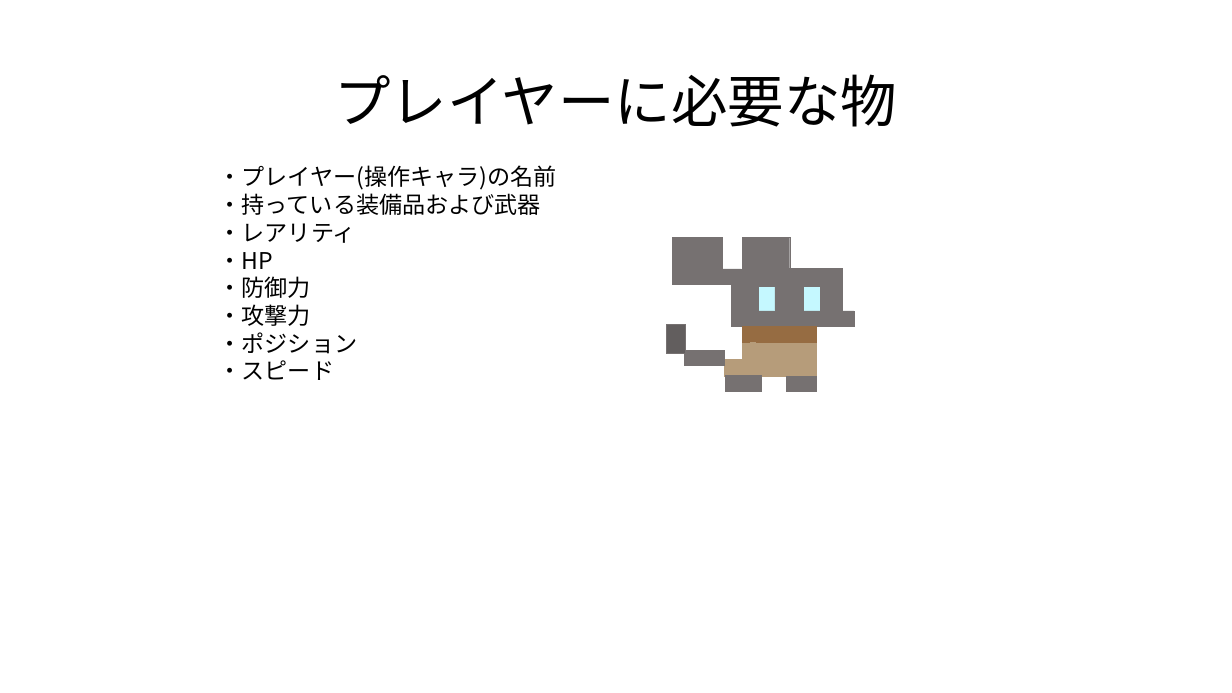
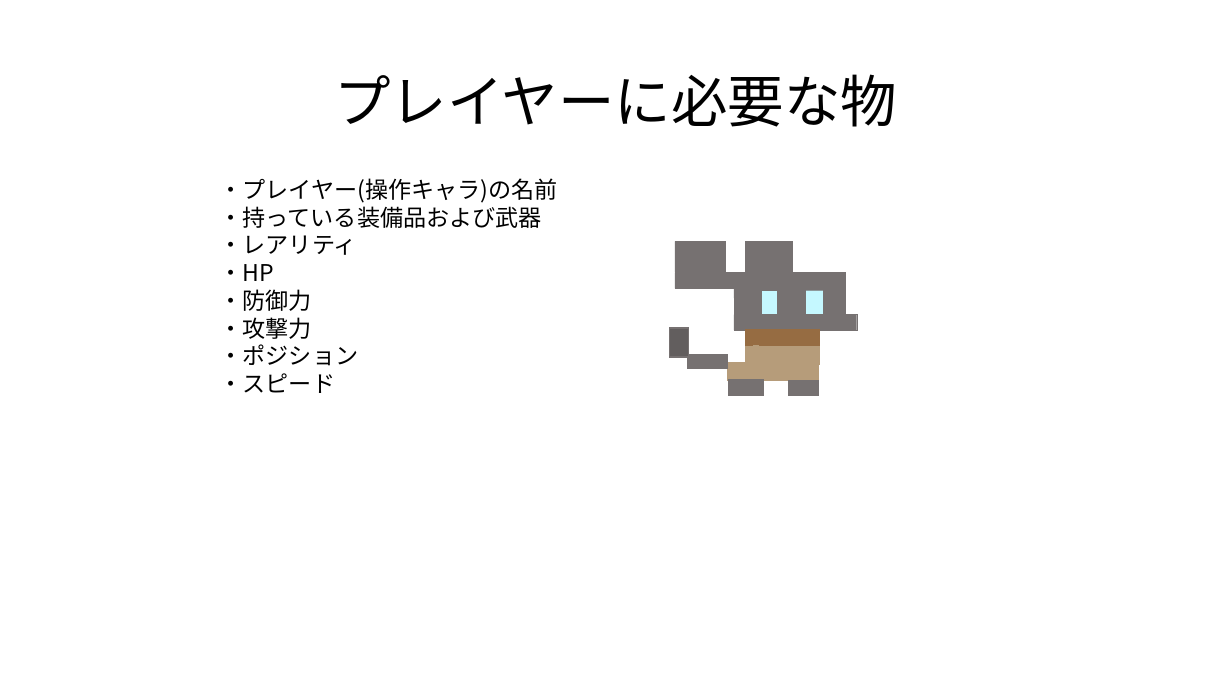
Before and after one commit to teramoti/YakinikuTabetai, a slide deck: slide 19 of 企画書もどき.pptx. Drawn at 1232x693 pixels with LibreOffice and Linux fonts; fonts in the diff are those of the drawing. Boxes give left, top, right and bottom in pixels: in the first picture for what was removed or moved away, otherwise in the second. Text is boxed around its words. In the diff, an @@ line names an element or a change of style, - is before the commit and + after.

```diff
--- a/企画書もどき.pptx
+++ b/企画書もどき.pptx
@@ text "・プレイヤー(操作キャラ)の名前" moved from (x1=219, y1=165, x2=557, y2=380) to (x1=220, y1=178, x2=558, y2=393) @@
@@ 14 rectangles moved together from (x1=667, y1=238, x2=854, y2=365) to (x1=670, y1=241, x2=857, y2=369) @@
@@ 3 rectangles moved together from (x1=725, y1=360, x2=816, y2=392) to (x1=727, y1=363, x2=819, y2=396) @@
```
Also in this commit, not shown: 5 slides added.
